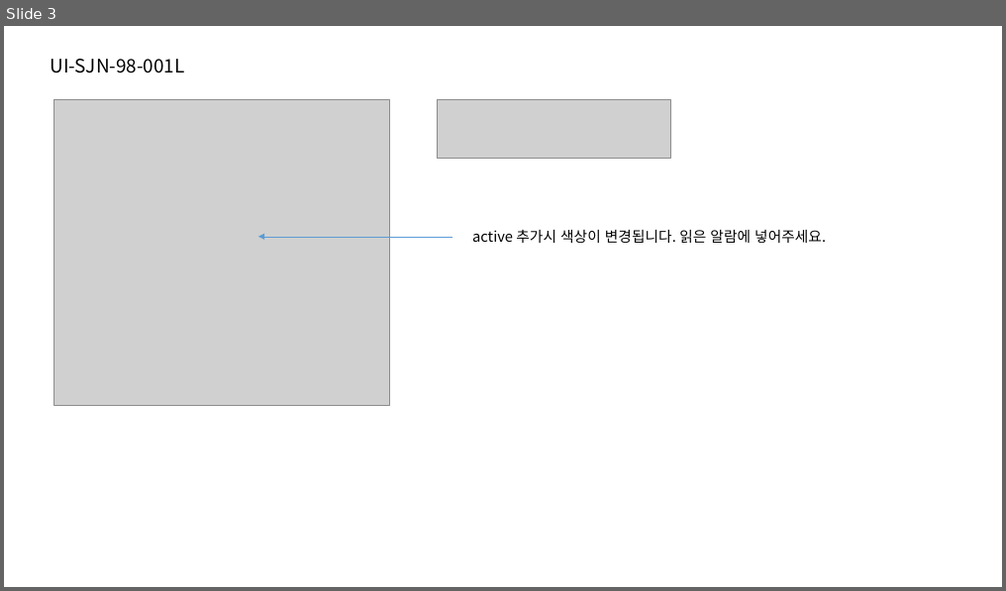
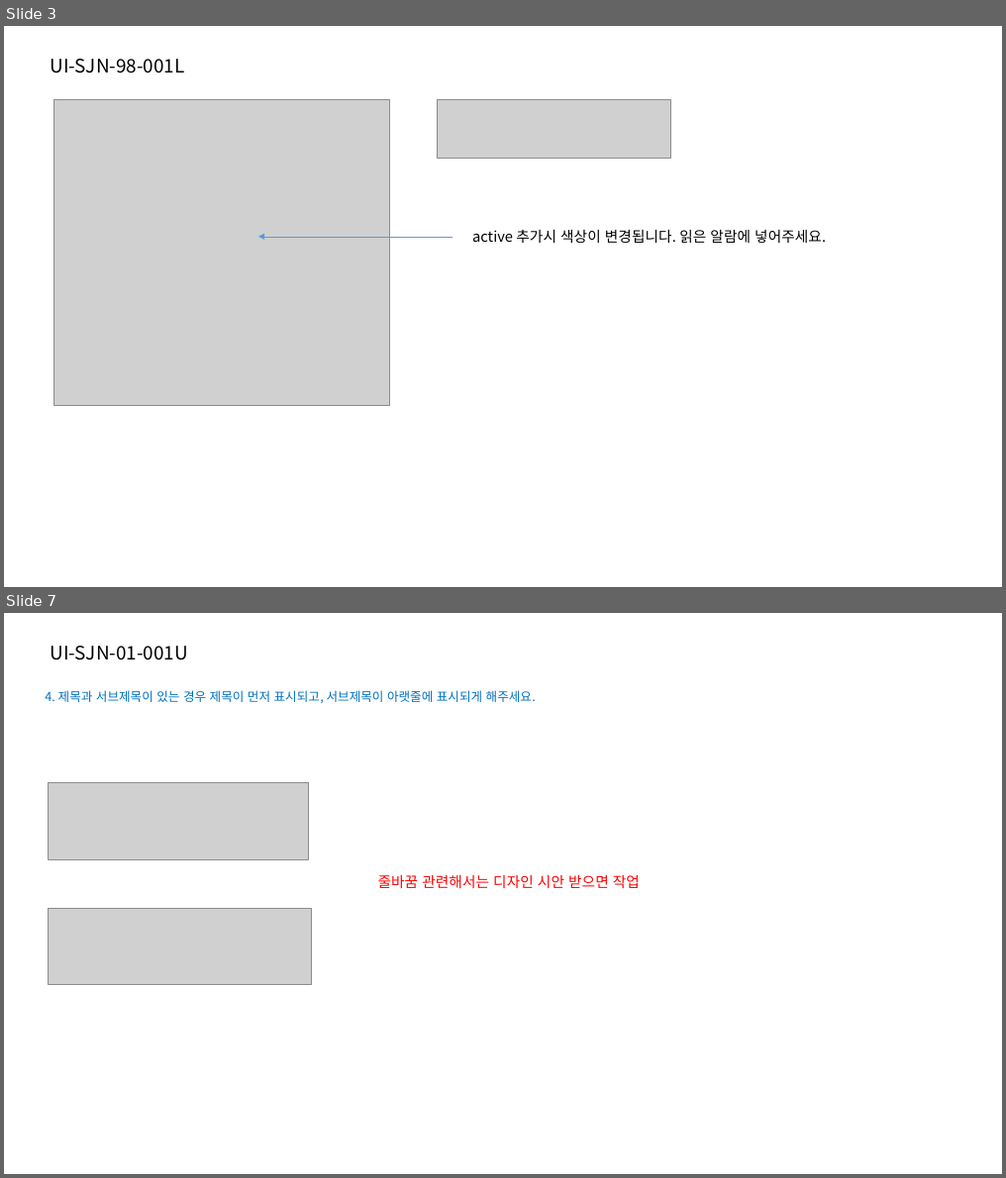
Before and after one commit to jeoungGyy/sejong, a slide deck: ppt/04-14.pptx. Shown one above the other, each under a label of ours: slide 3 before the commit, slides 3 and 7 after it; the slides between them are not shown. The pictures are 1006x591 and 1006x1178 pixels, drawn with LibreOffice and Linux fonts; fonts in the diff are those of the drawing; grey boxes stand for pictures. Boxes give left, top, right and bottom in pixels: in the first picture for what was removed or moved away, otherwise in the second. Text is boxed around its words. In the diff, an @@ line names an element or a change of style, - is before the commit and + after.

```diff
--- a/ppt/04-14.pptx
+++ b/ppt/04-14.pptx
@@ slide 7 added at [4, 613, 1002, 1174], background #FFFFFF @@
@@ text added at [51, 646, 188, 661], 18 pt, text #000000 @@
+UI-SJN-01-001U
@@ text added at [45, 690, 536, 703], 12 pt, text #0070C0 @@
+4. 제목과 서브제목이 있는 경우 제목이 먼저 표시되고, 서브제목이 아랫줄에 표시되게 해주세요.
@@ picture added at [49, 783, 309, 861] @@
@@ text added at [378, 875, 640, 888], 14 pt, text #FF0000 @@
+줄바꿈 관련해서는 디자인 시안 받으면 작업
@@ picture added at [49, 908, 312, 984] @@
```
Also in this commit, not shown: 5 other slides added, 5 other files.
